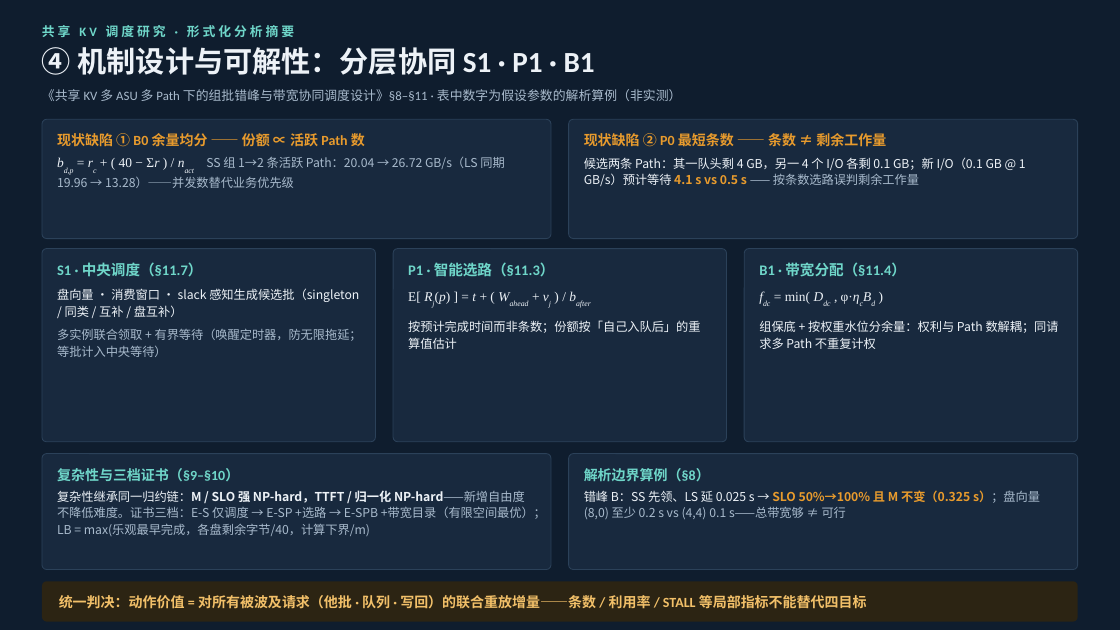
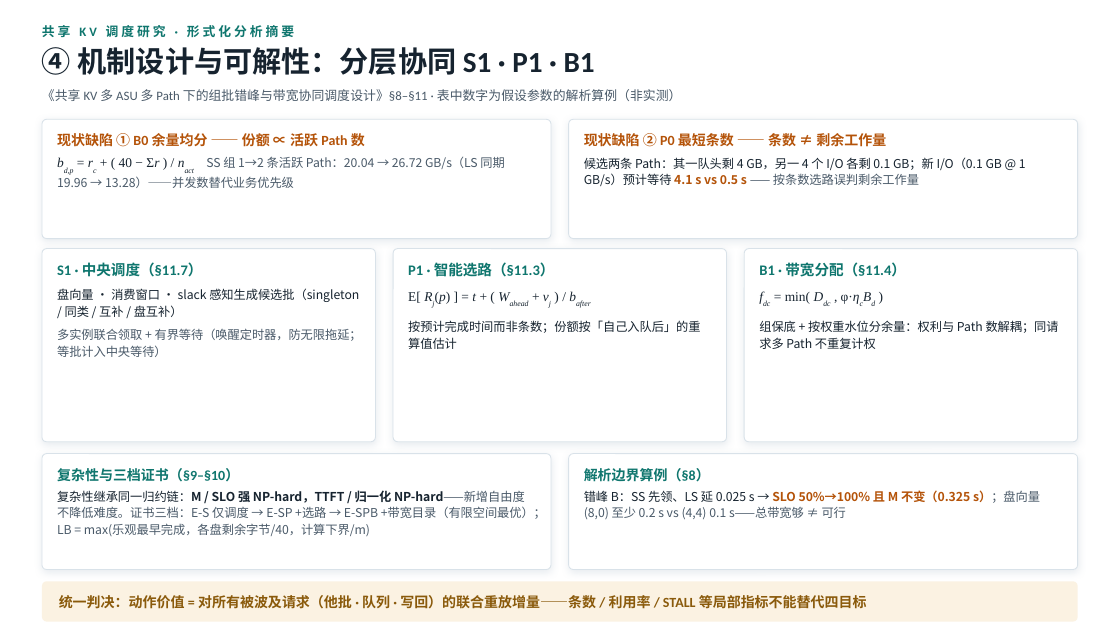
Before and after one commit to QiliangLi/status_aware_network, a slide deck: slide 4 of 共享KV调度形式化分析汇总PPT-20260917.pptx. Drawn at 1120x630 pixels with LibreOffice and Linux fonts; fonts in the diff are those of the drawing. Boxes give left, top, right and bottom in pixels: in the first picture for what was removed or moved away, otherwise in the second. Text is boxed around its words. In the diff, an @@ line names an element or a change of style, - is before the commit and + after.

```diff
--- a/共享KV调度形式化分析汇总PPT-20260917.pptx
+++ b/共享KV调度形式化分析汇总PPT-20260917.pptx
@@ background #0F1D2E to #FFFFFF @@
@@ text "《共享 KV 多 ASU 多 ..." at (42, 89, 682, 101): text colour #A8BACC to #4A5A69 @@
@@ text "现状缺陷 ① B0 余量均分 —— ..." at (57, 132, 365, 150): text colour #E89B2D to #B45309 @@
@@ text "现状缺陷 ② P0 最短条数 —— ..." at (584, 132, 886, 150): text colour #E89B2D to #B45309 @@
@@ text "bd,p = rc + ( ..." at (57, 157, 504, 188): text colour #EDF2F7 to #16232F in "bd,p = rc + ( 40 − ..."; text colour #A8BACC to #4A5A69 in "SS 组 1→2 条活跃 Path：20.04 → 26.72 ..." @@
@@ text "候选两条 Path：其一队头剩 4 GB，另一 4 ..." at (584, 157, 1026, 186): text colour #EDF2F7 to #16232F in "候选两条 Path：其一队头剩 4 GB，另一 4 个 I/O ..."; text colour #E89B2D to #B45309 in "4.1 s vs 0.5 s"; text colour #A8BACC to #4A5A69 in "—— 按条数选路误判剩余工作量" @@
@@ text "盘向量 · 消费窗口 · slack ..." at (57, 288, 362, 357): text colour #EDF2F7 to #16232F in "盘向量 · 消费窗口 · slack 感知生成候选批（singleton / ..."; text colour #A8BACC to #4A5A69 in "多实例联合领取 + 有界等待（唤醒定时器，防无限拖延；等批计入中央等待）" @@
@@ text colour #EDF2F7 to #16232F in 5 elements at (42, 47, 595, 75), (408, 291, 476, 304), (408, 320, 700, 349), (785, 292, 860, 304), (759, 320, 1059, 349) @@
@@ fill #18293E to #FFFFFF; outline #2B4159 0.75 pt to #D9E2E9 0.75 pt; shadow on in 7 elements at (42, 119, 551, 239), (569, 119, 1078, 239), (42, 249, 376, 442), (393, 249, 727, 442), (744, 249, 1078, 442), (42, 454, 551, 570), (569, 454, 1078, 570) @@
@@ text colour #6FD6C9 to #0F766E in 6 elements at (42, 25, 294, 37), (57, 262, 203, 277), (408, 262, 555, 277), (759, 262, 906, 277), (57, 468, 239, 482), (584, 468, 710, 482) @@
@@ text "复杂性继承同一归约链：M / SLO 强 NP-hard，TTFT ..." at (57, 488, 546, 536): text colour #EDF2F7 to #16232F in "复杂性继承同一归约链：M / SLO 强 NP-hard，TTFT / 归一化 ..."; text colour #A8BACC to #4A5A69 in "NP-hard——新增自由度不降低难度。证书三档：E-S 仅调度 → E-SP +选路 → E-SPB ..." @@
@@ text "错峰 B：SS 先领、LS 延 0.025 ..." at (584, 490, 1040, 519): text colour #EDF2F7 to #16232F in "错峰 B：SS 先领、LS 延 0.025 s →"; text colour #E89B2D to #B45309 in "SLO 50%→100% 且 M 不变（0.325 s）；盘向量"; text colour #A8BACC to #4A5A69 in "s）；盘向量 (8,0) 至少 0.2 s vs (4,4) ..." @@
@@ rounded rectangle at (42, 581, 1078, 622): fill #2C2413 to #FBF2E2 @@
@@ text "统一判决：动作价值 = 对所有被波及请求（他批 · 队列 ..." at (59, 595, 867, 609): text colour #F2C069 to #8A5A0B @@
```
Also in this commit, not shown: 3 other slides changed.
